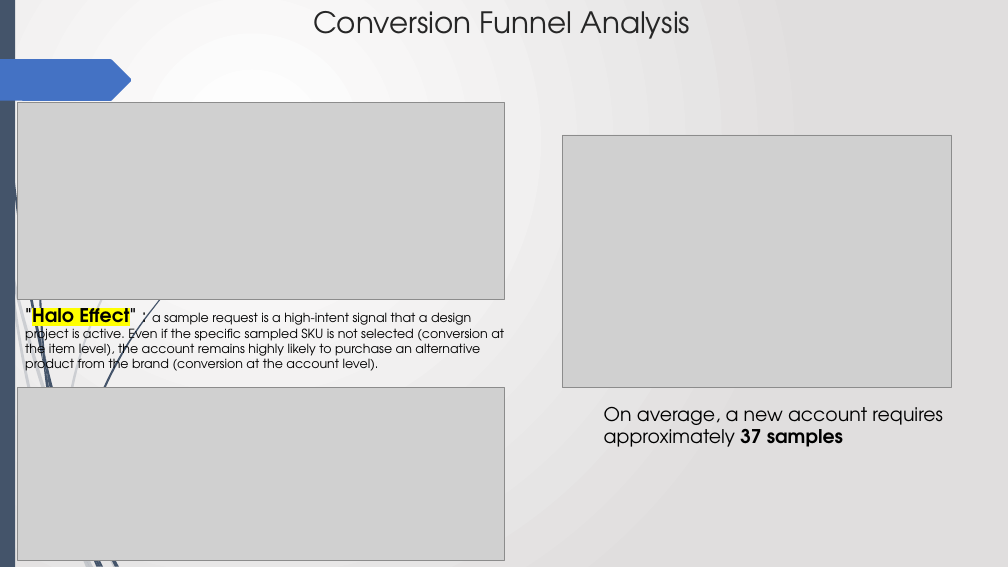
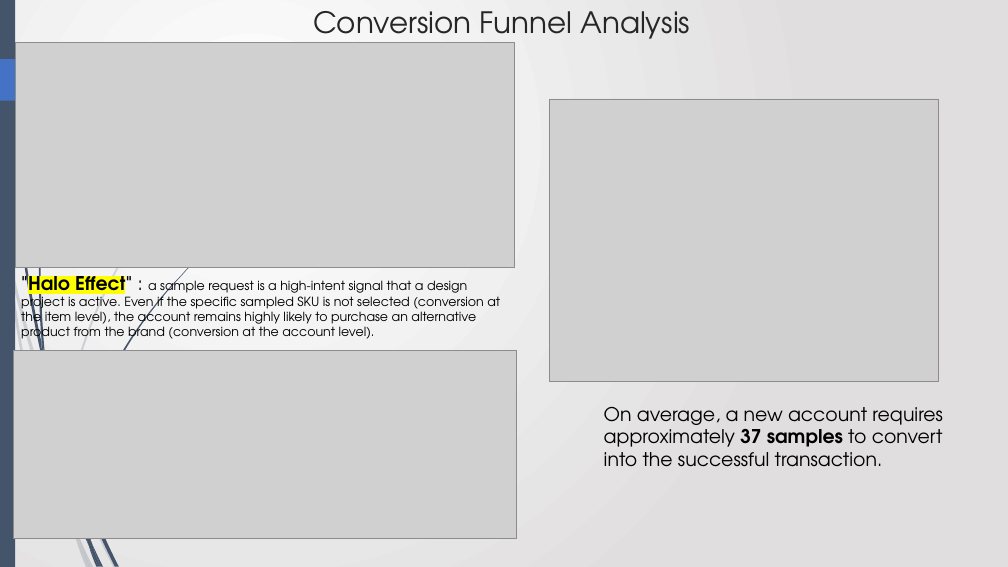
Before and after one commit to Avinash-patnaik/schumacher-customer-segmentation, a slide deck: slide 3 of luxeintelligence.pptx. Drawn at 1008x567 pixels with LibreOffice and Linux fonts; fonts in the diff are those of the drawing; grey boxes stand for pictures. Boxes give left, top, right and bottom in pixels: in the first picture for what was removed or moved away, otherwise in the second. Text is boxed around its words. In the diff, an @@ line names an element or a change of style, - is before the commit and + after.

```diff
--- a/luxeintelligence.pptx
+++ b/luxeintelligence.pptx
@@ picture: place and size @@
-picture at [18, 103, 504, 299]
+picture at [16, 42, 515, 268]
@@ picture: place and size @@
-picture at [563, 135, 951, 388]
+picture at [550, 99, 938, 382]
@@ text ""Halo Effect" : a sample ...": place and size @@
-text ""Halo Effect" : a sample ..." at [25, 301, 504, 375]
+text ""Halo Effect" : a sample ..." at [21, 269, 500, 344]
@@ picture: place and size @@
-picture at [18, 388, 504, 560]
+picture at [14, 351, 516, 539]
@@ freeform shape removed at [45, 357, 80, 488] @@
@@ text at [604, 407, 943, 467]: text changed @@
-On average, a new account requires approximately 37 samples
+On average, a new account requires approximately 37 samples to convert into the successful transaction.
@@ freeform shape added at [80, 488, 91, 544], fill #44546A @@
```
Also in this commit, not shown: 2 slides added, 1 slide removed, 4 other files.
